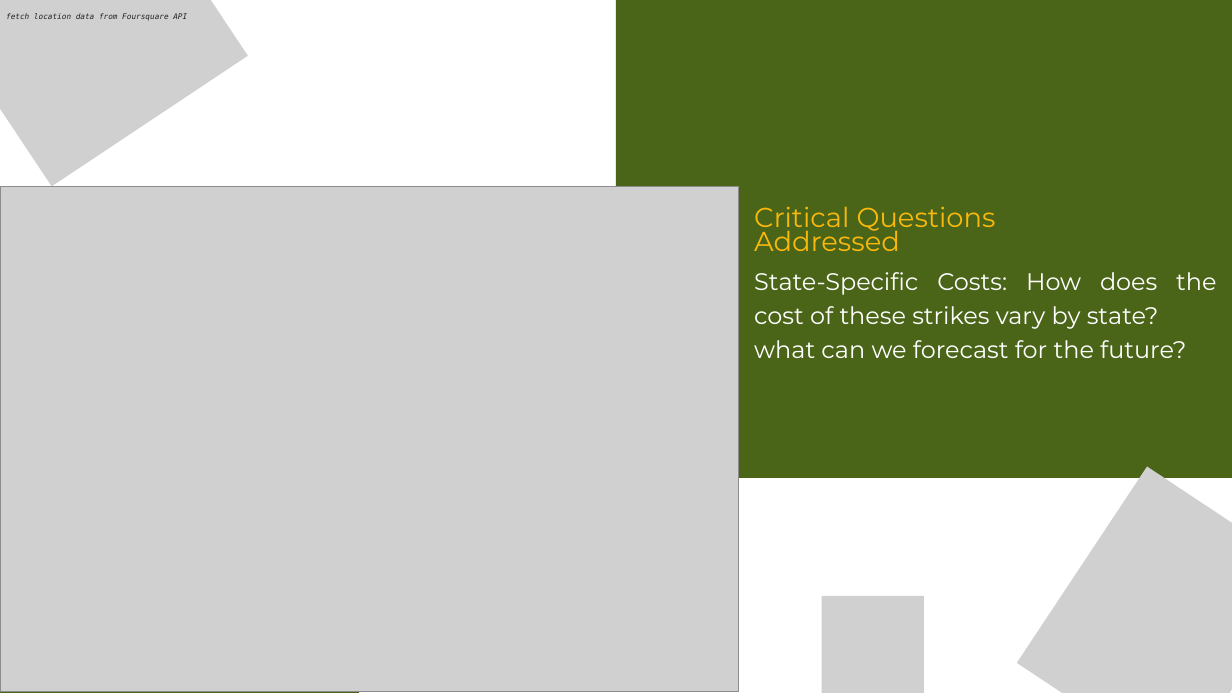
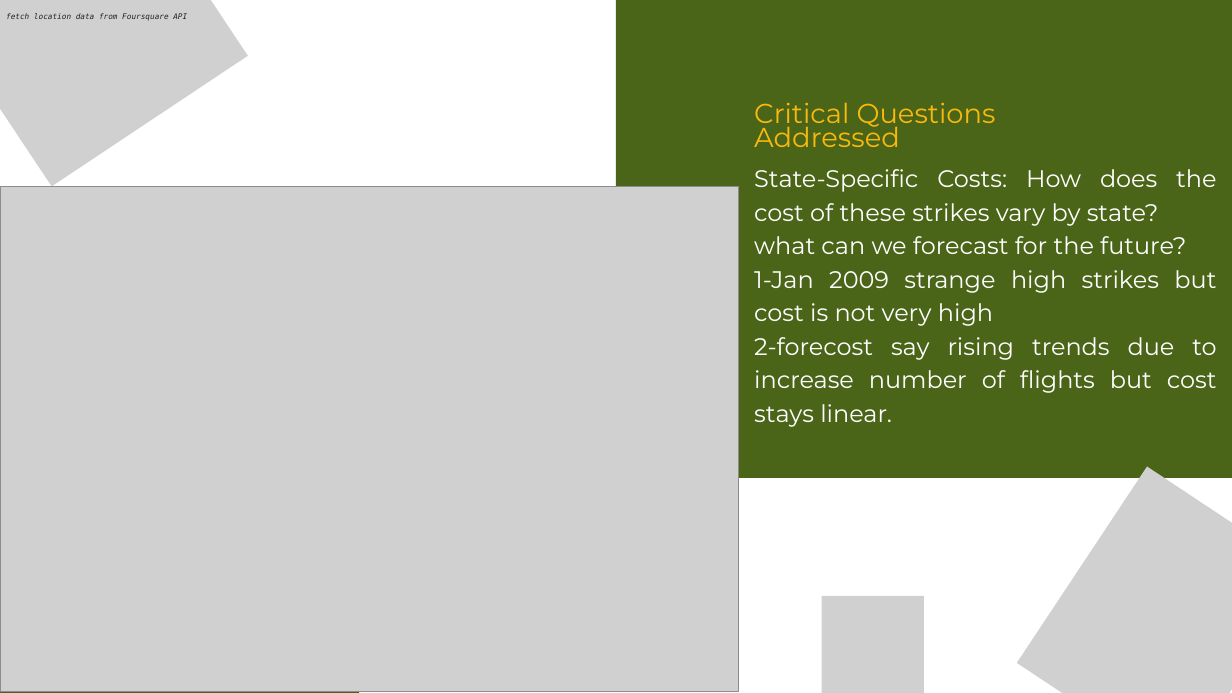
Before and after one commit to fursuf1/Tableau, a slide deck: slide 6 of Files/Tableau FAA-Project .pptx. Drawn at 1232x693 pixels with LibreOffice and Linux fonts; fonts in the diff are those of the drawing; grey boxes stand for pictures. Boxes give left, top, right and bottom in pixels: in the first picture for what was removed or moved away, otherwise in the second. Text is boxed around its words. In the diff, an @@ line names an element or a change of style, - is before the commit and + after.

```diff
--- a/Files/Tableau FAA-Project .pptx
+++ b/Files/Tableau FAA-Project .pptx
@@ text "Critical Questions Addressed" moved from (x1=754, y1=206, x2=996, y2=251) to (x1=754, y1=102, x2=996, y2=147) @@
@@ text "State-Specific Costs: How does the ..." moved from (x1=754, y1=272, x2=1216, y2=358) to (x1=754, y1=169, x2=1217, y2=427) @@
@@ text at (x1=754, y1=270, x2=1217, y2=427): paragraphs added @@
+1-Jan 2009 strange high strikes but cost is not very high
+2-forecost say rising trends due to increase number of flights but cost stays linear.
```
Also in this commit, not shown: 6 other slides changed, 3 other files.
